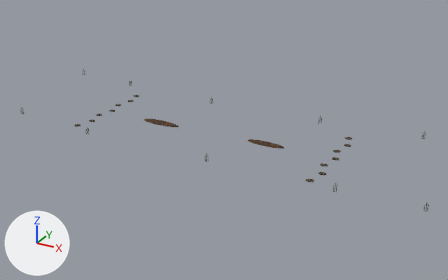
What one commit did to the Blender file pilots/map-rebuild-spike/landmarks/twin-banks/floodplain_dressing_pack.blend.
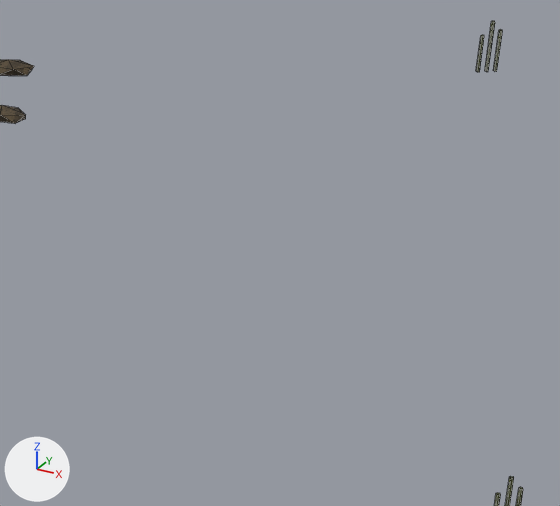
The first picture shows the older version from a 50 mm lens placed at (36.1, -62.4, 30.7), pointed at (1.7, 0.1, -0.5). The close-ups show the older and then the newer version on the part from 78% to 97% of the width and 46% to 74% of the height of that picture. Only the edits that show in the close-ups are written down. The axes (+X, +Y, +Z) are drawn at lower left. The lights are the same throughout. The close-ups show mesh edges as thin lines.

Names of what the first close-up shows: 'floodplain_dressing_pack'.
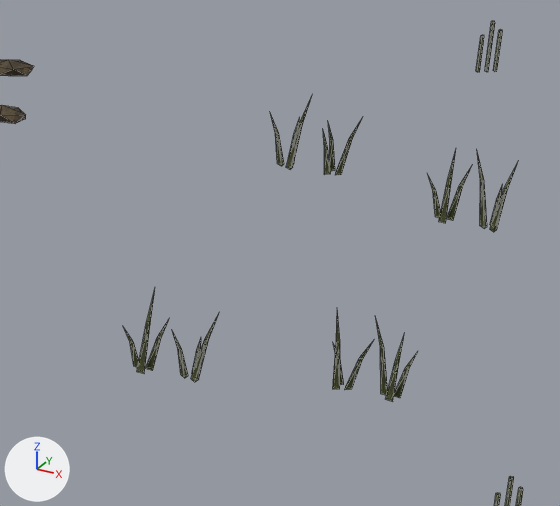
Location of each change, (x1, y1, x2, y2) in pixels of the close-ups (560 x 506 px):
part 1 of me_floodplain_dressing_pack_mesh, added
    after: (124, 96, 518, 401)

The edits, one by one:
me_floodplain_dressing_pack_mesh is used by ob_floodplain_dressing_pack; location (0.0, 0.0, 0.0).
me_floodplain_dressing_pack_mesh had 564 vertices, 542 faces and spanned x -28.0..28.3, y -8.5..8.7, z 0.1..2.2.
me_floodplain_dressing_pack_mesh now has 1572 vertices, 1982 faces and spans x -28.0..28.3, y -8.5..8.7, z 0.0..2.2.
me_floodplain_dressing_pack_mesh part 1: 168 vertices added at x 21.2..25.8, y -4.6..4.6, z 0.3..1.7.
Other edits to the shape of me_floodplain_dressing_pack_mesh do not show in these pictures.
